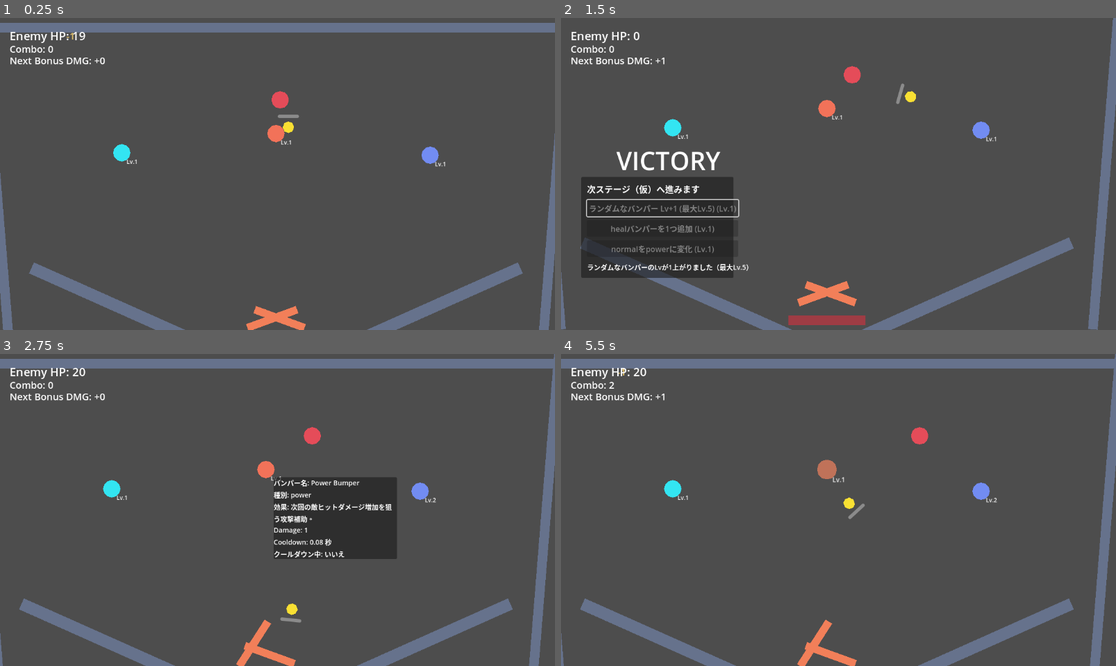
Above: before the commit, frames 1-4 (two rows, left to right).
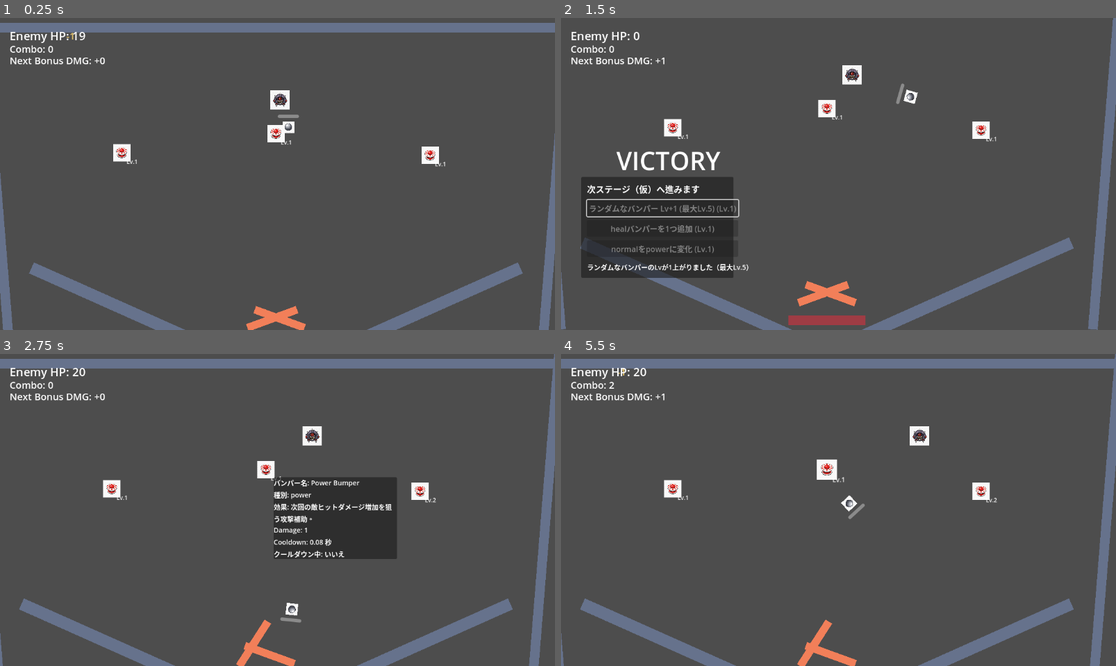
Above: after the commit, the same moments.

Repository: hamayu691-hamy/codex_godot
Game: Godot game, scene res://scenes/PinballBattleScene.tscn
Two runs of this game, one before a commit and one after it. Both use one fixed random seed, a clock stepped at 60 frames per second and the inputs below. The project has no main scene, so this scene is started directly.
Inputs (mouse positions are in pixels of both pictures, inside the frame that each line leads up to):
- Up to frame 1 (0.25 s): no input
- Up to frame 2 (1.5 s): move the mouse to (677, 152) at 0.52 s; hold Right 0.53-1.25 s; tap K at 0.6 s; click "ランダムなバンパー Lv+1 (最大Lv.5) (Lv.1)" at 1.25 s
- Up to frame 3 (2.75 s): move the mouse to (266, 469) at 2.02 s; hold Left from 2.03 s (still down); tap R at 2.1 s
- Up to frame 4 (5.5 s): move the mouse to (672, 488) at 2.77 s; release Left at 2.78 s; hold Right 2.78-4.28 s; tap K at 2.85, 4.35 s; move the mouse to (827, 444) at 3.52 s; tap R at 3.6, 5.1 s; move the mouse to (982, 475) at 4.27 s; hold Left from 4.28 s (still down); move the mouse to (672, 463) at 5.02 s

The runs differ from the first frame. In frame 1, 0.8% of the frame differs, in the area x 20-80%, y 23-47%; in frame 2, 0.8%; in frame 3, 0.9%; in frame 4, 0.9%, in the area x 18-78%, y 23-51%.

Commit message:
Use gazou sprites for ball bumper and enemy with gameplay scale

Diff:
--- a/scripts/gameplay/pinball_battle_scene.gd
+++ b/scripts/gameplay/pinball_battle_scene.gd
@@ -56,6 +56,13 @@
 const ENEMY_COLLISION_RADIUS: float = 20.0
 const ENEMY_VISUAL_COLOR: Color = Color(0.9, 0.3, 0.35, 1.0)
 const DEFAULT_SPRITE_SCALE: Vector2 = Vector2.ONE
+const LARGE_TEXTURE_BASE_SIZE: float = 1254.0
+const BALL_SPRITE_TARGET_DIAMETER: float = 24.0
+const BUMPER_SPRITE_TARGET_DIAMETER: float = 36.0
+const ENEMY_SPRITE_TARGET_DIAMETER: float = 40.0
+const BALL_SPRITE_SCALE: Vector2 = Vector2.ONE * (BALL_SPRITE_TARGET_DIAMETER / LARGE_TEXTURE_BASE_SIZE)
+const BUMPER_SPRITE_SCALE: Vector2 = Vector2.ONE * (BUMPER_SPRITE_TARGET_DIAMETER / LARGE_TEXTURE_BASE_SIZE)
+const ENEMY_SPRITE_SCALE: Vector2 = Vector2.ONE * (ENEMY_SPRITE_TARGET_DIAMETER / LARGE_TEXTURE_BASE_SIZE)
 const BUMPER_VISUAL_POINTS: Array[Vector2] = [
 	Vector2(0.0, -18.0),
 	Vector2(9.0, -15.5885),
@@ -105,8 +112,8 @@
 		"damage": 1,
 		"impulse_strength": 130.0,
 		"bumper_type": "normal",
-		"sprite_path": "",
-		"sprite_scale": Vector2.ONE,
+		"sprite_path": "res://gazou/banper_0.png",
+		"sprite_scale": BUMPER_SPRITE_SCALE,
 	},
 	{
 		"position": Vector2(600.0, 240.0),
@@ -114,8 +121,8 @@
 		"damage": 1,
 		"impulse_strength": 130.0,
 		"bumper_type": "power",
-		"sprite_path": "",
-		"sprite_scale": Vector2.ONE,
+		"sprite_path": "res://gazou/banper_0.png",
+		"sprite_scale": BUMPER_SPRITE_SCALE,
 	},
 	{
 		"position": Vector2(920.0, 285.0),
@@ -123,8 +130,8 @@
 		"damage": 1,
 		"impulse_strength": 130.0,
 		"bumper_type": "slow",
-		"sprite_path": "",
-		"sprite_scale": Vector2.ONE,
+		"sprite_path": "res://gazou/banper_0.png",
+		"sprite_scale": BUMPER_SPRITE_SCALE,
 	},
 ]
 
@@ -234,14 +241,14 @@
 		"move_range": 260.0,
 		"attack_type": "bullet",
 		"attack_interval": 1.1,
-		"sprite_path": "",
-		"sprite_scale": Vector2.ONE,
+		"sprite_path": "res://gazou/enemy_0.png",
+		"sprite_scale": ENEMY_SPRITE_SCALE,
 	},
 ]
 
 var ball_config: Dictionary = {
-	"sprite_path": "",
-	"sprite_scale": Vector2.ONE,
+	"sprite_path": "res://gazou/ball_0.png",
+	"sprite_scale": BALL_SPRITE_SCALE,
 }
 
 var _flippers: Array[Dictionary] = []
